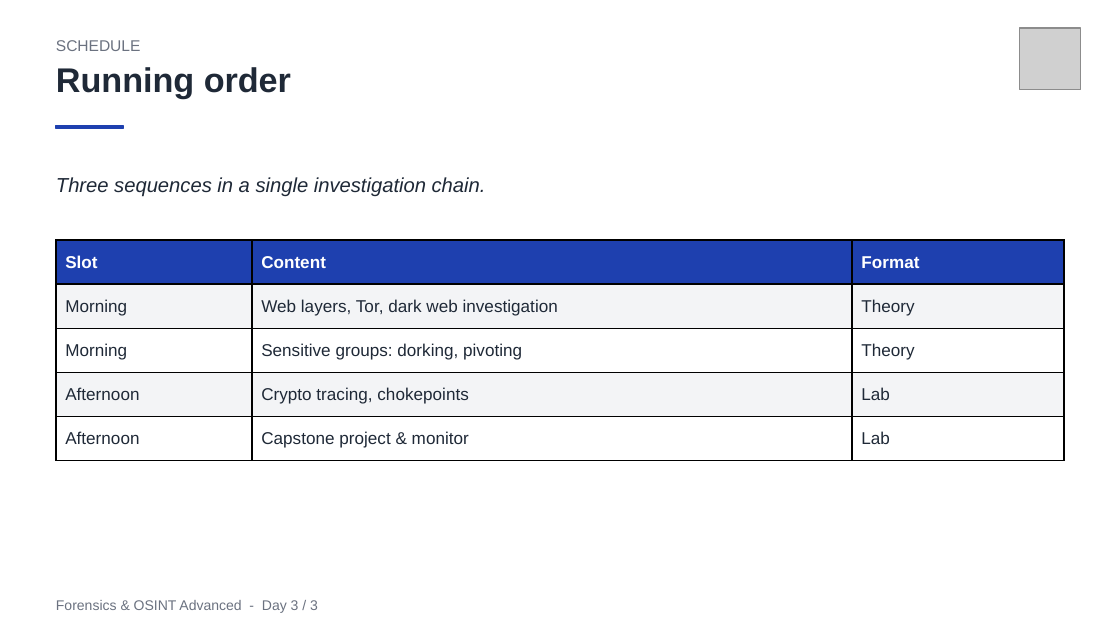
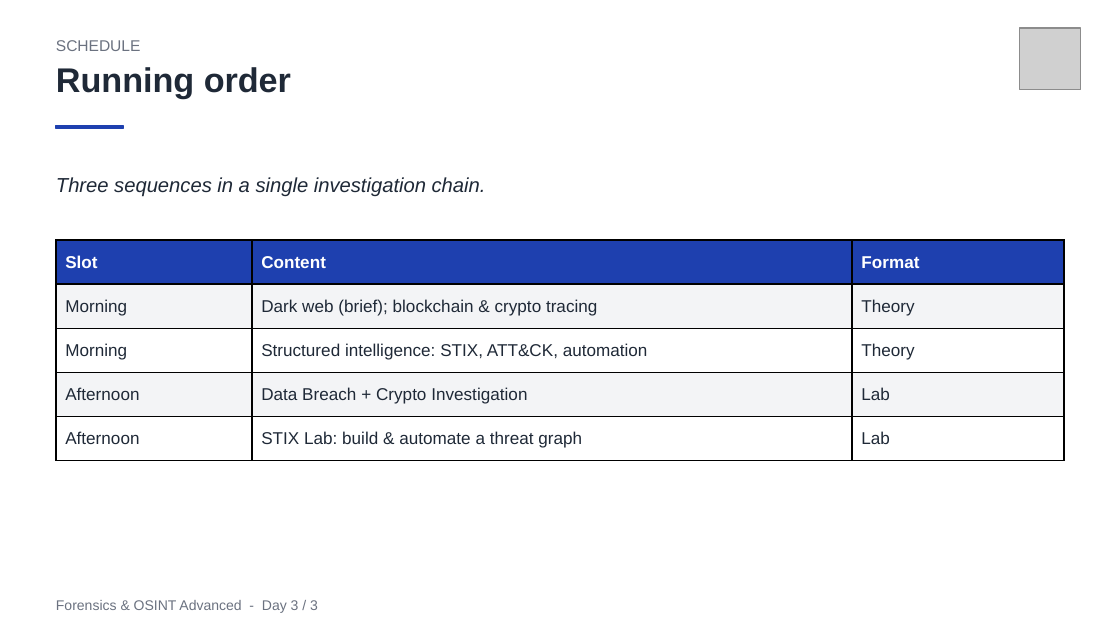
Before and after one commit to clemdepernet/osint-advanced-labs, a slide deck: slide 3 of Day_3/Day_3_Dark_Web_Crypto_And_Capstone.pptx. Drawn at 1120x630 pixels with LibreOffice and Linux fonts; fonts in the diff are those of the drawing; grey boxes stand for pictures. Boxes give left, top, right and bottom in pixels: in the first picture for what was removed or moved away, otherwise in the second. Text is boxed around its words. In the diff, an @@ line names an element or a change of style, - is before the commit and + after.

Commit message:
Day 3 overhaul: STIX Lab (beginner->expert), deck rebuild, Data Breach -> Day 3
- Rebuild the Day 3 deck around blockchain fundamentals, crypto tracing, STIX & MITRE
  ATT&CK (~1/3 of the deck) and agentic automation; dark web reduced to 2 slides.
- Add Day_3/STIX Lab: build/validate a STIX 2.1 bundle, OSINT->STIX, parallel agents,
  team graph dashboard, n8n workflow, and advanced modules (validate, Admiralty<->STIX,
  diff-monitor, ATT&CK enrichment, OpenCTI/TAXII).
- Add Day_3/Corporate Watch Lab (aggregate CI monitor).
- Move Databreach.pdf from Day 2 to Day 3; drop the Data Breach TP from the Day 2 deck.
- Update the student handbook README and .gitignore.

```diff
--- a/Day_3/Day_3_Dark_Web_Crypto_And_Capstone.pptx
+++ b/Day_3/Day_3_Dark_Web_Crypto_And_Capstone.pptx
@@ table at <box>56,240,1064,460</box> @@
-row 2, column 2: Web layers, Tor, dark web investigation
+row 2, column 2: Dark web (brief); blockchain & crypto tracing
-row 3, column 2: Sensitive groups: dorking, pivoting
+row 3, column 2: Structured intelligence: STIX, ATT&CK, automation
-row 4, column 2: Crypto tracing, chokepoints
+row 4, column 2: Data Breach + Crypto Investigation
-row 5, column 2: Capstone project & monitor
+row 5, column 2: STIX Lab: build & automate a threat graph
```
Also in this commit, not shown: 9 other slides changed, 18 slides added, 14 slides removed, 36 other files.
